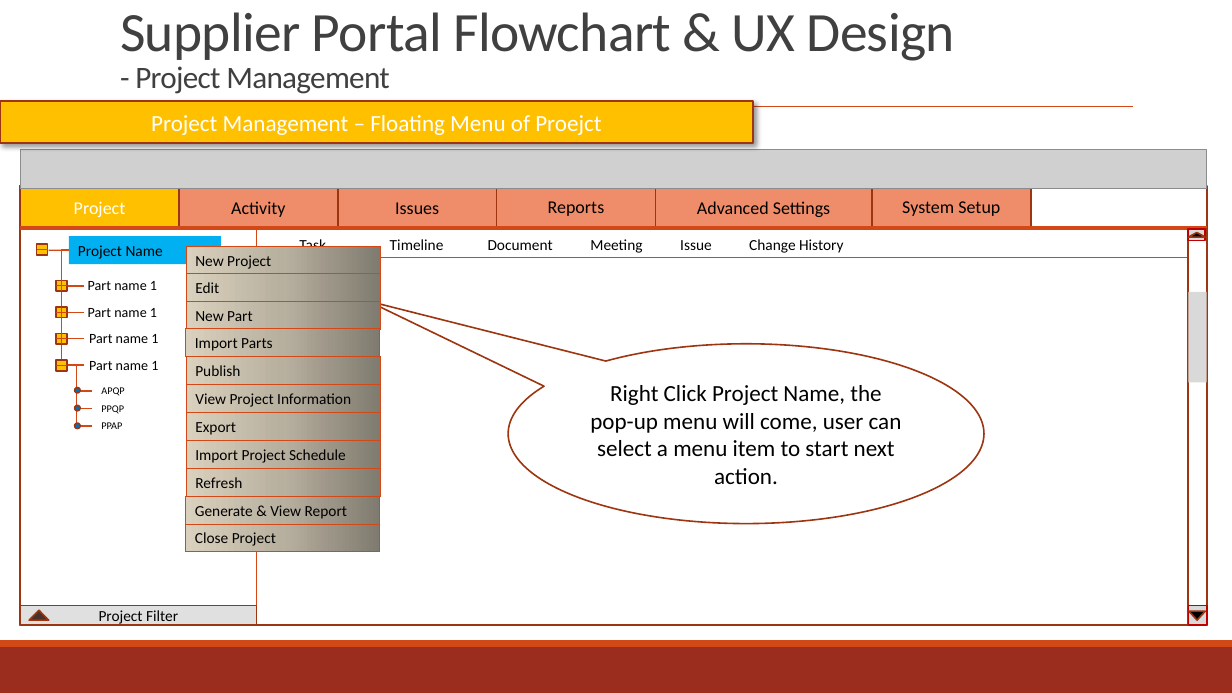
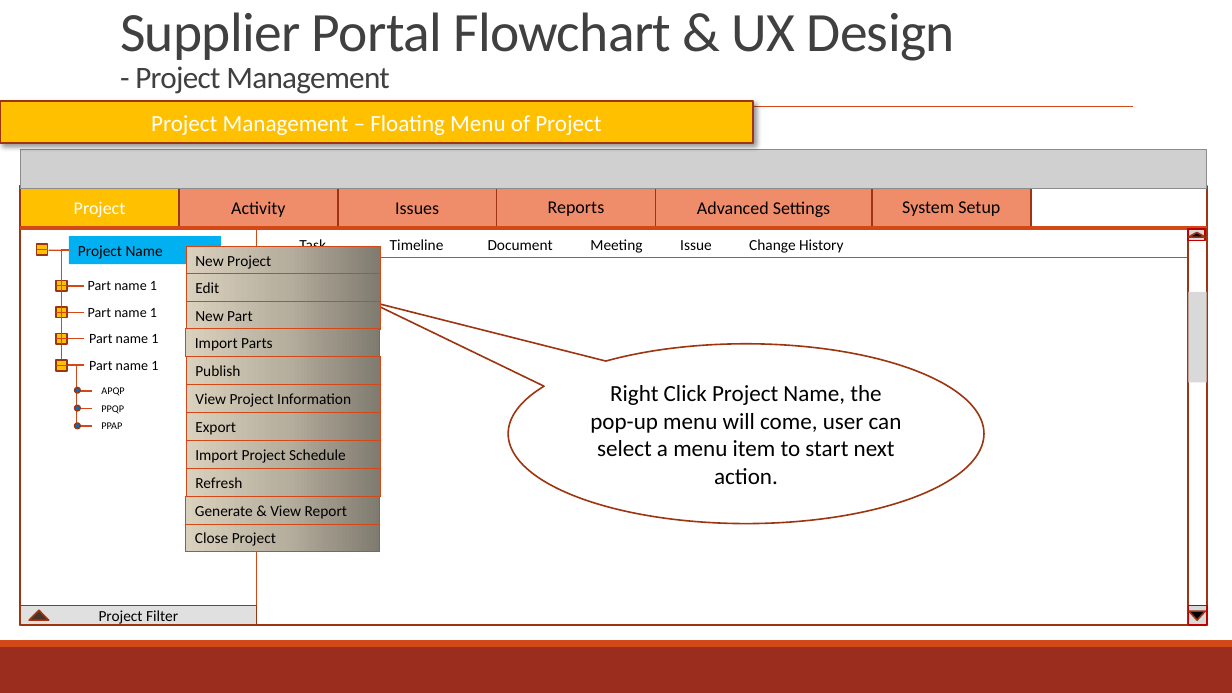
Before and after one commit to zyw9963/YFVE-supplier-portal, a slide deck: slide 72 of projects/YanFeng/02 System Design/User Stories/Flowcharts/Supplier FlowCharts & UX.pptx. Drawn at 1232x693 pixels with LibreOffice and Linux fonts; fonts in the diff are those of the drawing; grey boxes stand for pictures. Boxes give left, top, right and bottom in pixels: in the first picture for what was removed or moved away, otherwise in the second. Text is boxed around its words. In the diff, an @@ line names an element or a change of style, - is before the commit and + after.

```diff
--- a/projects/YanFeng/02 System Design/User Stories/Flowcharts/Supplier FlowCharts & UX.pptx
+++ b/projects/YanFeng/02 System Design/User Stories/Flowcharts/Supplier FlowCharts & UX.pptx
@@ text in rectangle at (x1=151, y1=115, x2=601, y2=135): text changed @@
-Project Management – Floating Menu of Proejct
+Project Management – Floating Menu of Project
```
Also in this commit, not shown: 34 other slides changed, 12 slides added, 2 other files.
